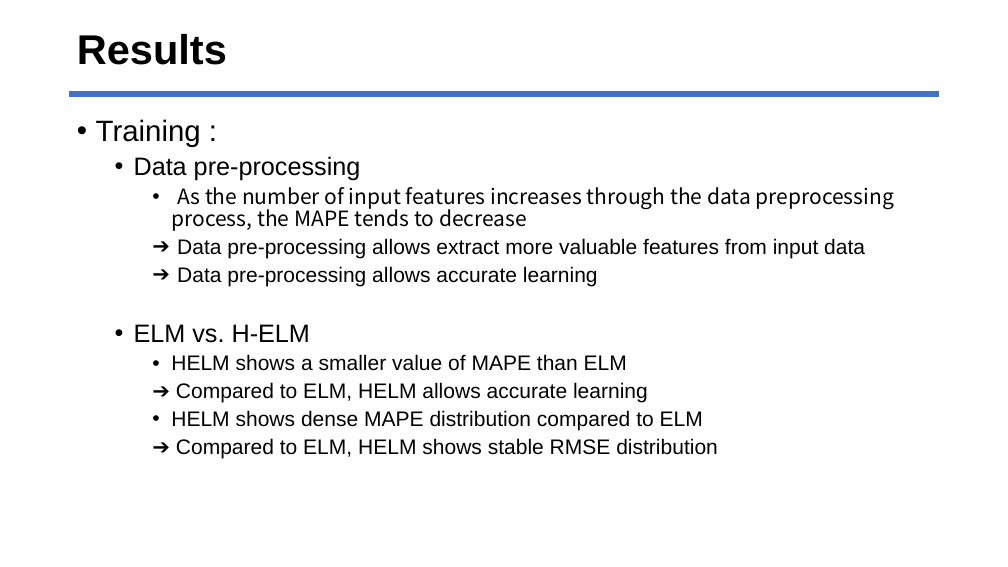
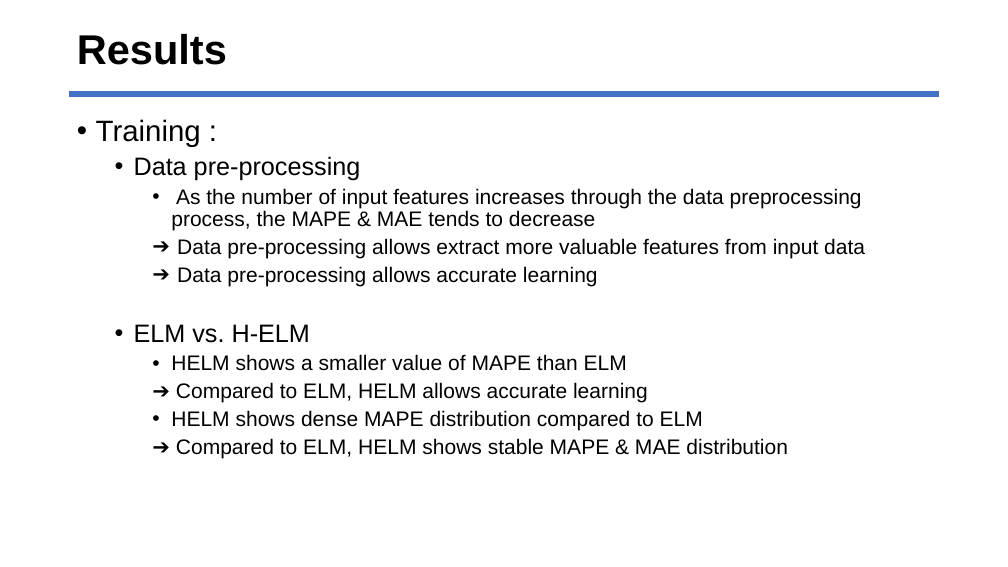
Before and after one commit to jhyun0919/STLF_of_Australian_NEM_by_H-ELM, a slide deck: slide 27 of ppt_slides/prepare_ELM2017_26MAY2017.pptx (slide 25 before the commit). Drawn at 1008x567 pixels with LibreOffice and Linux fonts; fonts in the diff are those of the drawing. Boxes give left, top, right and bottom in pixels: in the first picture for what was removed or moved away, otherwise in the second. Text is boxed around its words. In the diff, an @@ line names an element or a change of style, - is before the commit and + after.

```diff
--- a/ppt_slides/prepare_ELM2017_26MAY2017.pptx
+++ b/ppt_slides/prepare_ELM2017_26MAY2017.pptx
@@ text at (171,188,862,231): text changed; font Noto Sans CJK KR to Arial @@
-    • As the number of input features increases through the data preprocessing process, the MAPE tends to decrease
+    • As the number of input features increases through the data preprocessing process, the MAPE & MAE tends to decrease
@@ text at (176,438,788,459): text changed @@
-    ➔ Compared to ELM, HELM shows stable RMSE distribution
+    ➔ Compared to ELM, HELM shows stable MAPE & MAE distribution
```
Also in this commit, not shown: 5 other slides changed, 4 slides added.
